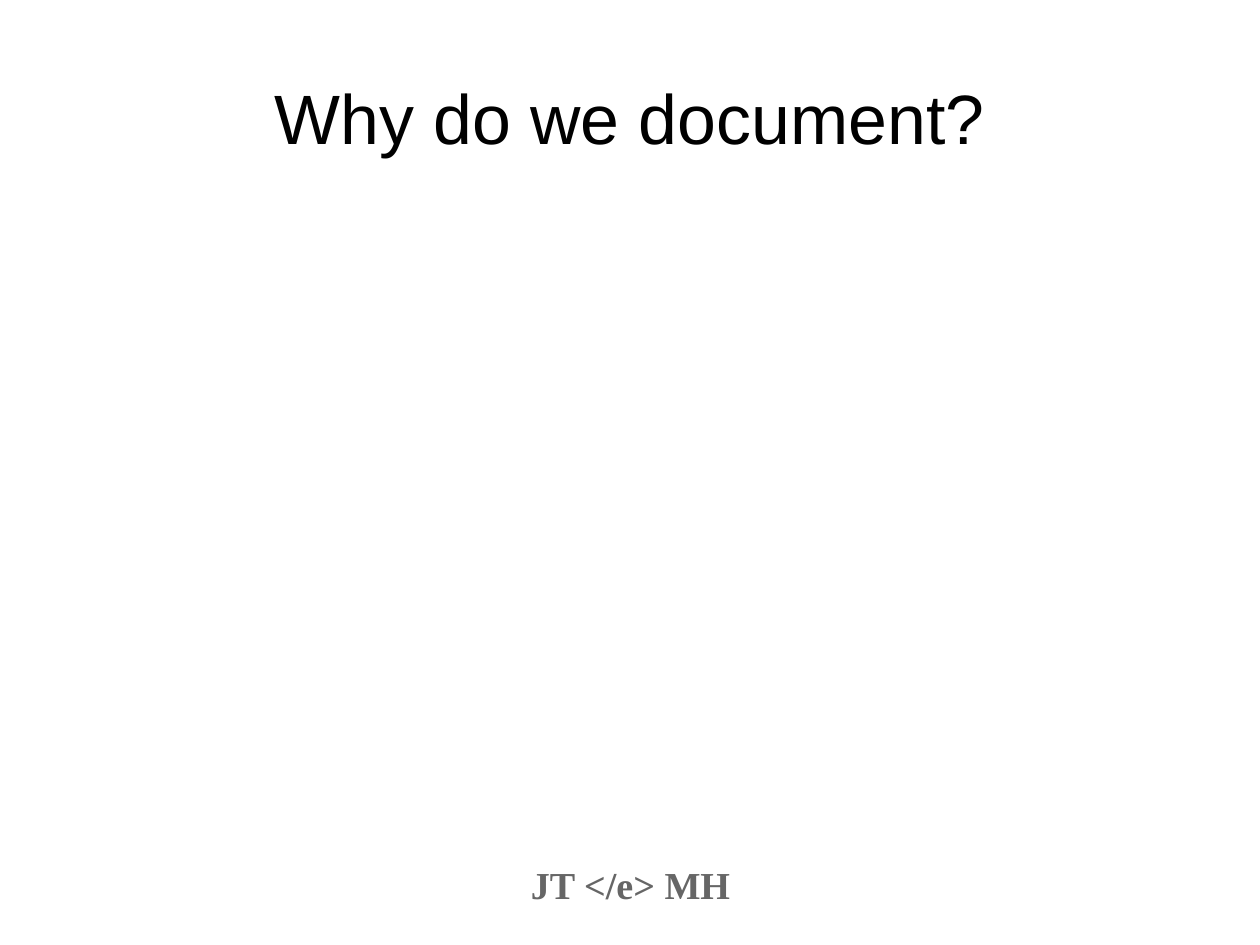
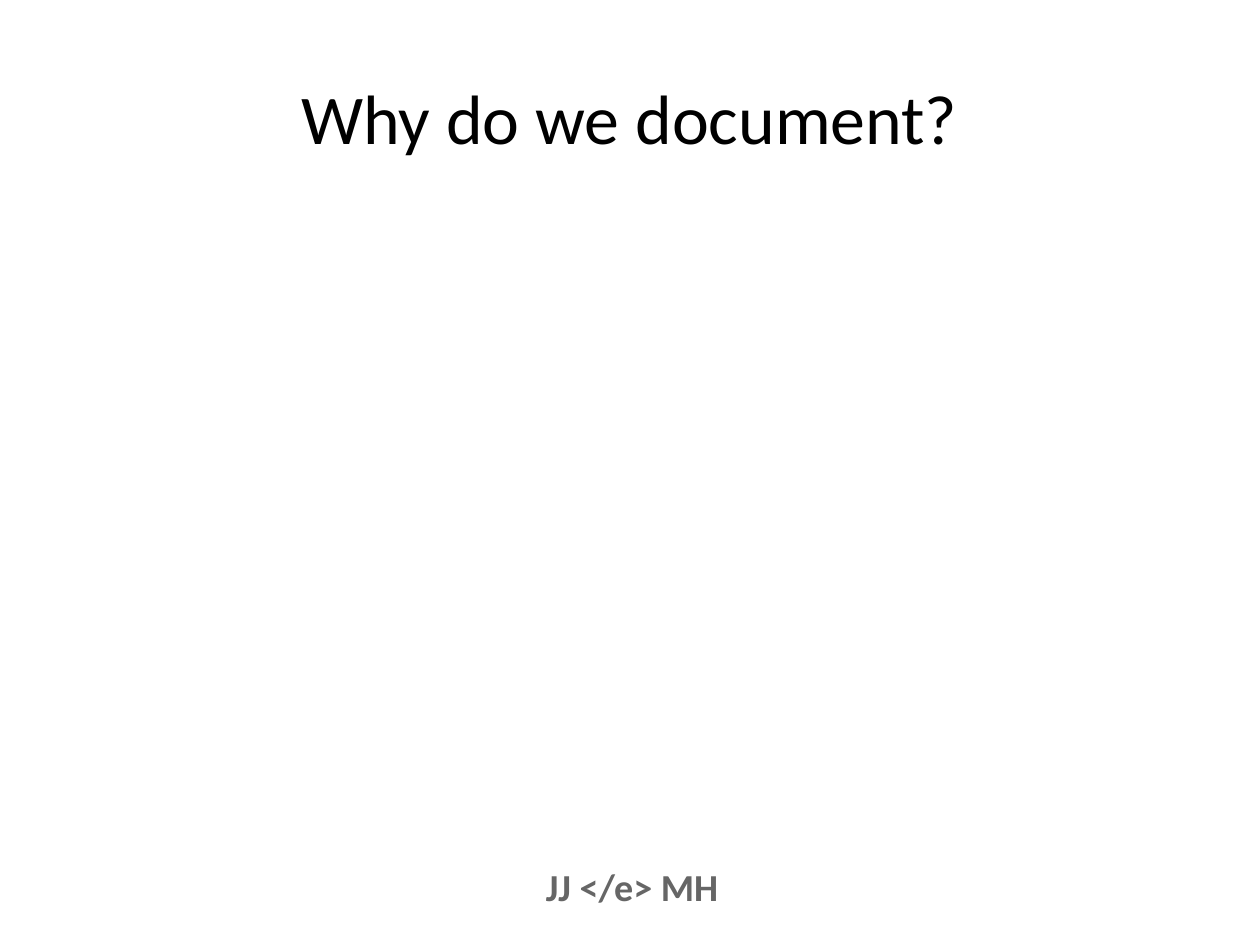
Before and after one commit to projectEndings/Endings, a slide deck: slide 3 of presentations/dhsi2019/documentation.odp. Drawn at 1260x945 pixels with LibreOffice and Linux fonts; fonts in the diff are those of the drawing; background and template pictures are left out. Boxes give left, top, right and bottom in pixels: in the first picture for what was removed or moved away, otherwise in the second. Text is boxed around its words. In the diff, an @@ line names an element or a change of style, - is before the commit and + after.

Commit message:
Updated documentation slides and using releases slides

```diff
--- a/presentations/dhsi2019/documentation.odp
+++ b/presentations/dhsi2019/documentation.odp
@@ title "Why do we document?" at [301, 95, 957, 156]: font Arial to Calibri; alignment centre to left @@
@@ text at [546, 874, 718, 903]: text changed; font Times New Roman to Calibri @@
-JT </e> MH
+JJ </e> MH
```
Also in this commit, not shown: 13 other slides changed, 8 slides added, 1 slide removed, 1 other file.
